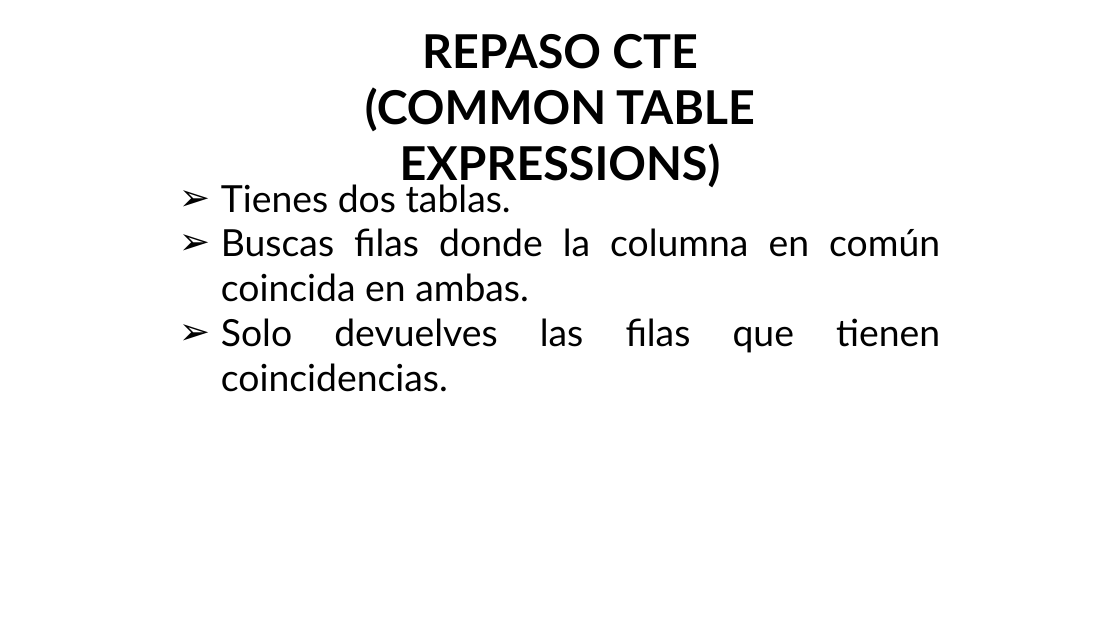
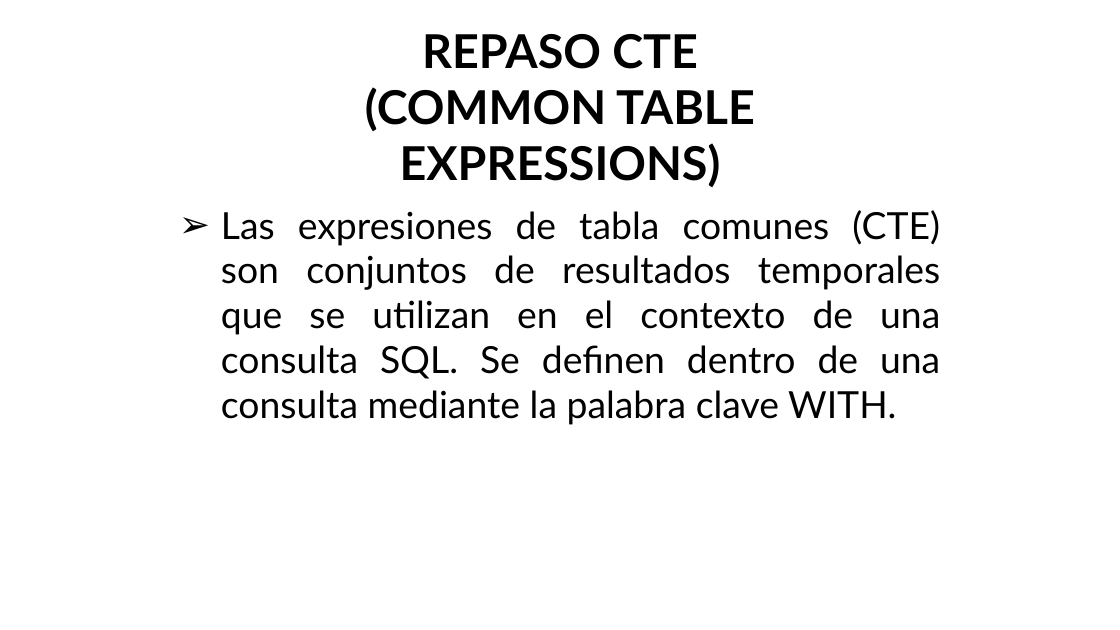
Before and after one commit to mateoloperac/Fundamentos-de-Bases-de-Datos, a slide deck: slide 4 of 03 - Introducción a bases de datos.pptx. Drawn at 1120x630 pixels with LibreOffice and Linux fonts; fonts in the diff are those of the drawing; background and template pictures are left out. Boxes give left, top, right and bottom in pixels: in the first picture for what was removed or moved away, otherwise in the second. Text is boxed around its words. In the diff, an @@ line names an element or a change of style, - is before the commit and + after.

```diff
--- a/03 - Introducción a bases de datos.pptx
+++ b/03 - Introducción a bases de datos.pptx
@@ text at <box>221,210,940,425</box>: text changed @@
-➢ Tienes dos tablas.
-➢ Buscas filas donde la columna en común coincida en ambas.
-➢ Solo devuelves las filas que tienen coincidencias.
+➢ Las expresiones de tabla comunes (CTE) son conjuntos de resultados temporales que se utilizan en el contexto de una consulta SQL. Se definen dentro de una consulta mediante la palabra clave WITH.
```
Also in this commit, not shown: 1 other slide changed.
